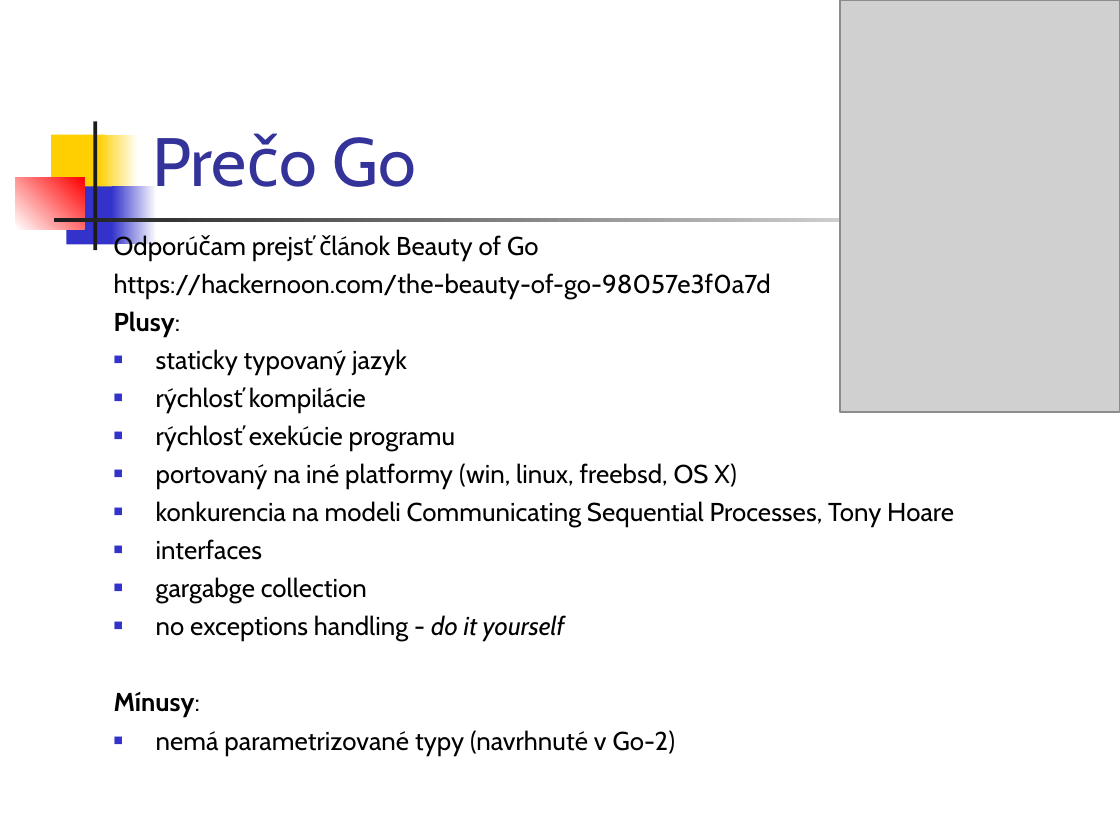
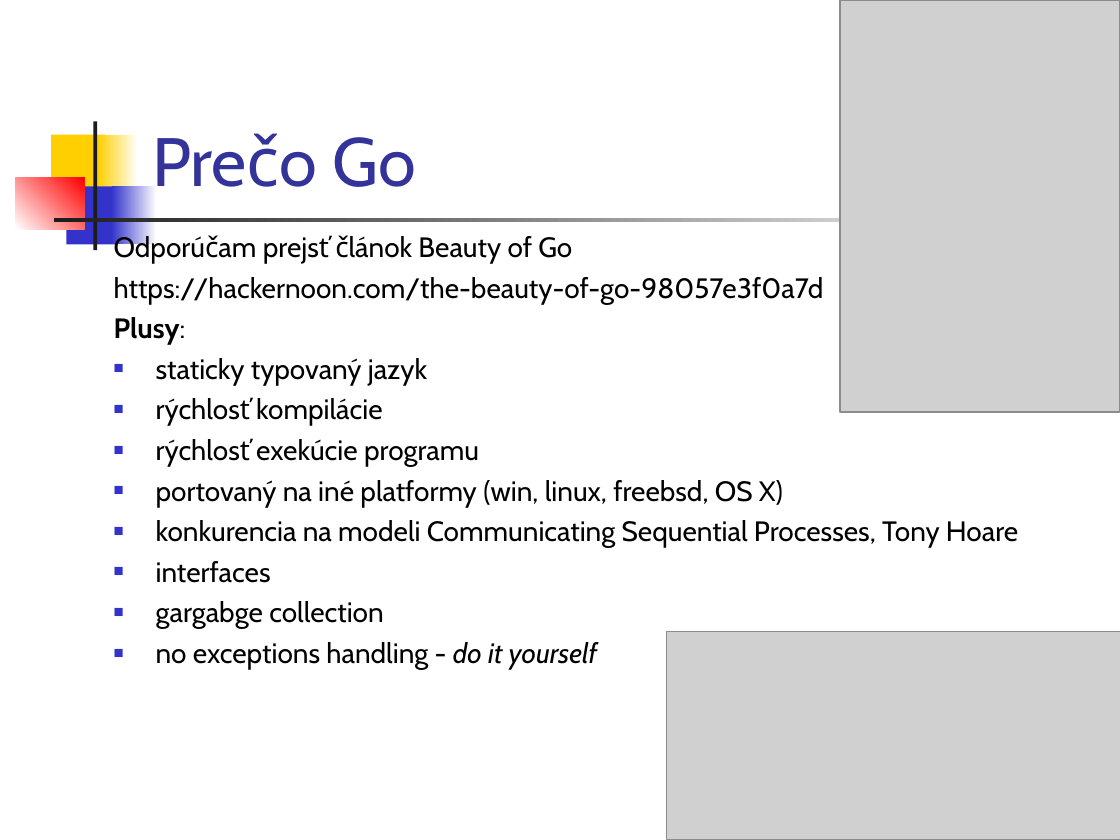
Before and after one commit to paradigmy/Prednasky, a slide deck: slide 5 of 02/go1.ppt. Drawn at 1120x840 pixels with LibreOffice and Linux fonts; fonts in the diff are those of the drawing; grey boxes stand for pictures. Boxes give left, top, right and bottom in pixels: in the first picture for what was removed or moved away, otherwise in the second. Text is boxed around its words. In the diff, an @@ line names an element or a change of style, - is before the commit and + after.

```diff
--- a/02/go1.ppt
+++ b/02/go1.ppt
@@ text "Odporúčam prejsť článok Beauty of ..." at [114,236,1018,670]: size 16.6 to 18 pt @@
@@ picture added at [666,632,1120,840] @@
@@ text at [114,692,675,755]: paragraphs removed @@
-Mínusy:
-■ nemá parametrizované typy (navrhnuté v Go-2)
```
Also in this commit, not shown: 3 other slides changed, 2 other files.
